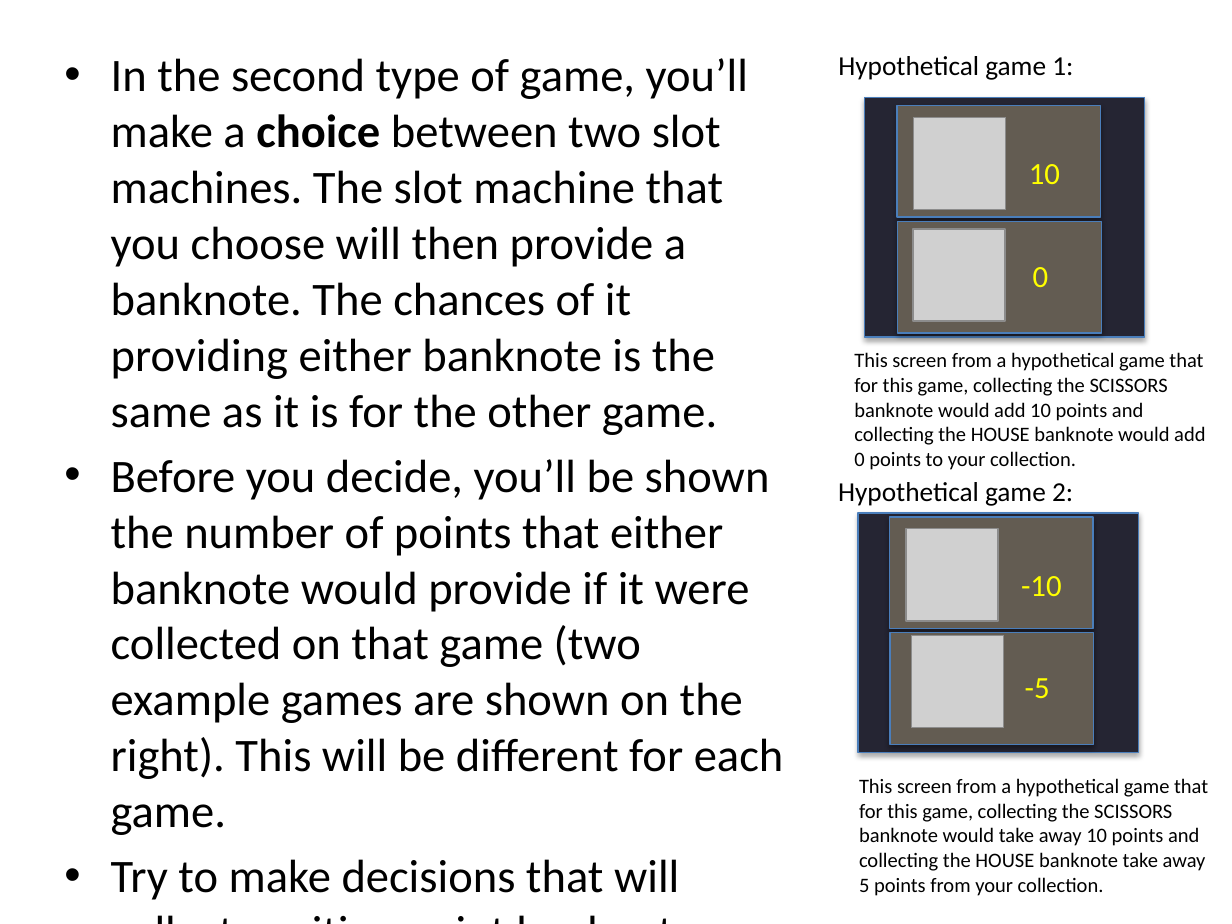
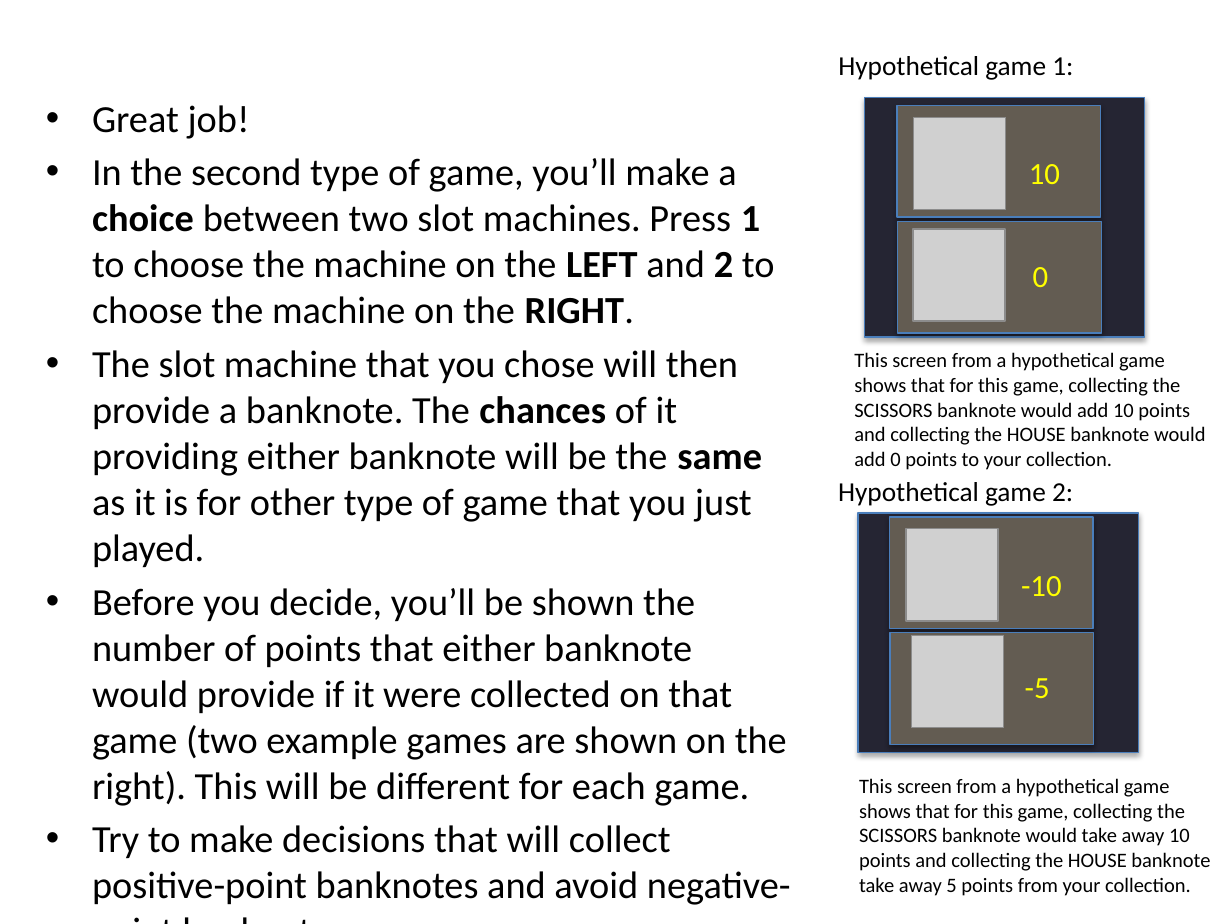
Before and after one commit to evanrussek/uws_jsp, a slide deck: slide 12 of Stimuli/uws_instr_slides.pptx. Drawn at 1232x924 pixels with LibreOffice and Linux fonts; fonts in the diff are those of the drawing; grey boxes stand for pictures. Boxes give left, top, right and bottom in pixels: in the first picture for what was removed or moved away, otherwise in the second. Text is boxed around its words. In the diff, an @@ line names an element or a change of style, - is before the commit and + after.

```diff
--- a/Stimuli/uws_instr_slides.pptx
+++ b/Stimuli/uws_instr_slides.pptx
@@ text "Great job!": place and size @@
-text "Great job!" at (111,58,784,900)
+text "Great job!" at (92,105,787,859)
@@ text at (92,105,775,568): text changed; size 27.2 to 22.4 pt @@
-• In the second type of game, you’ll make a choice between two slot machines. The slot machine that you choose will then provide a banknote. The chances of it providing either banknote is the same as it is for the other game.
+• Great job!
+• In the second type of game, you’ll make a choice between two slot machines. Press 1 to choose the machine on the LEFT and 2 to choose the machine on the RIGHT.
+• The slot machine that you chose will then provide a banknote. The chances of it providing either banknote will be the same as it is for other type of game that you just played.
@@ text at (854,352,1206,470): text changed @@
-This screen from a hypothetical game that for this game, collecting the SCISSORS banknote would add 10 points and collecting the HOUSE banknote would add 0 points to your collection.
+This screen from a hypothetical game shows that for this game, collecting the SCISSORS banknote would add 10 points and collecting the HOUSE banknote would add 0 points to your collection.
@@ text at (92,588,787,859): size 27.2 to 22.4 pt in "Before you decide, you’ll be shown the ...", "Try to make decisions that will collect ...", "Let’s practice a few of these games." @@
@@ text at (859,778,1210,896): text changed @@
-This screen from a hypothetical game that for this game, collecting the SCISSORS banknote would take away 10 points and collecting the HOUSE banknote take away 5 points from your collection.
+This screen from a hypothetical game shows that for this game, collecting the SCISSORS banknote would take away 10 points and collecting the HOUSE banknote take away 5 points from your collection.
```
Also in this commit, not shown: 4 other slides changed, 10 other files.
